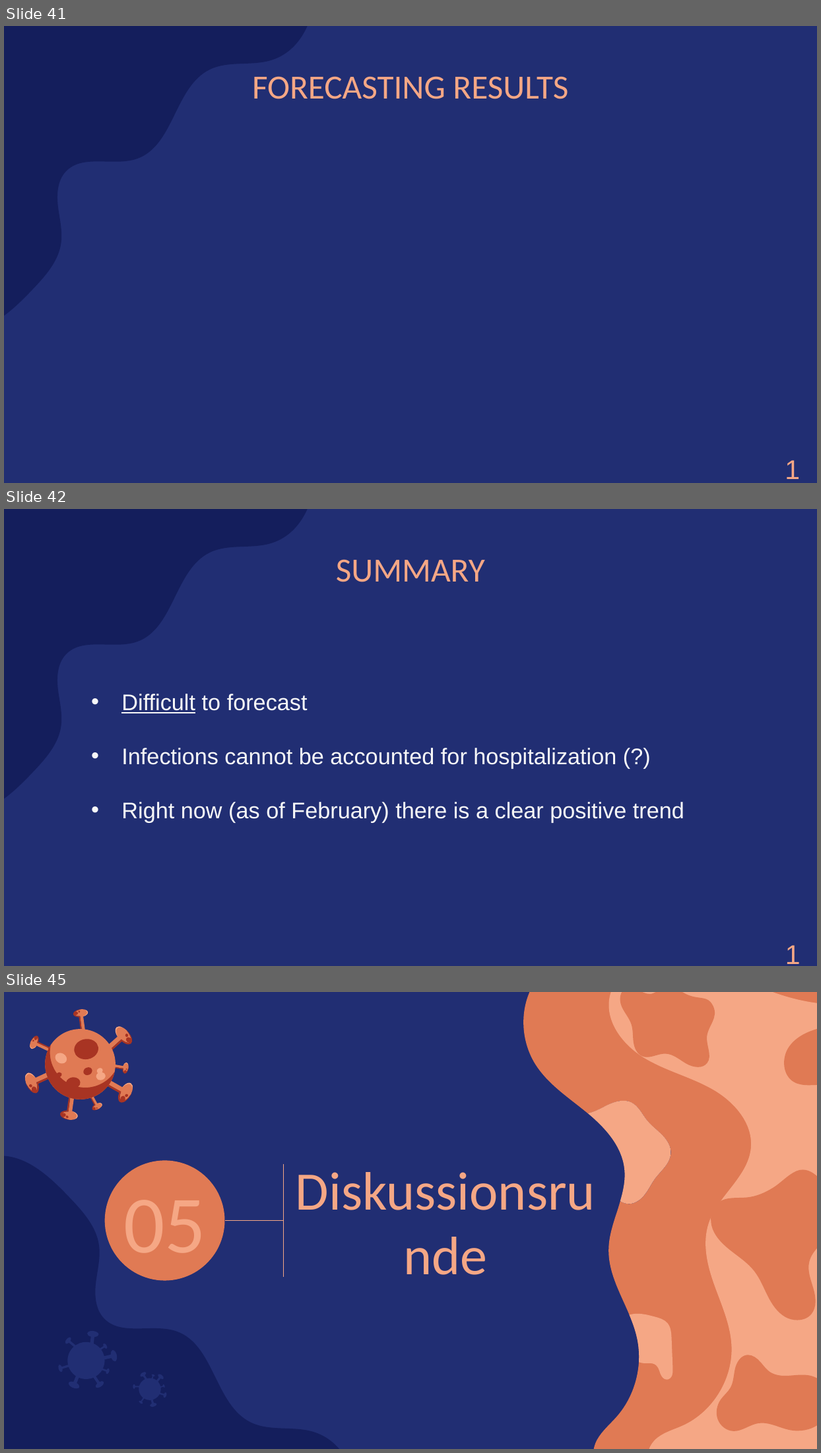
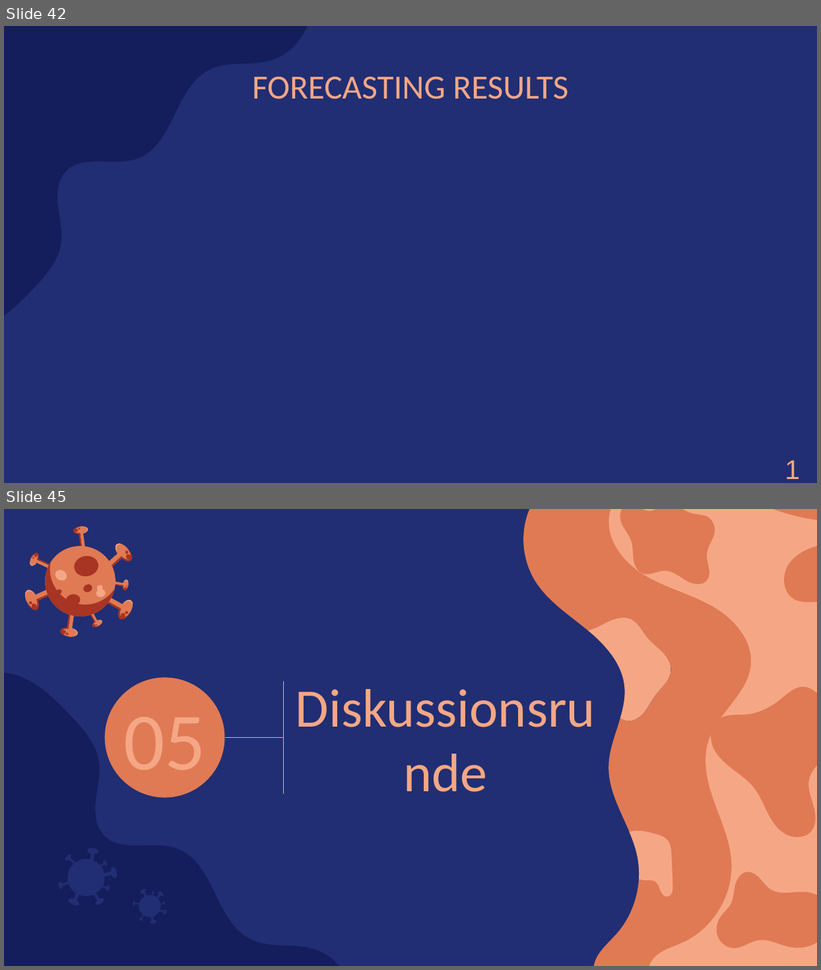
Before and after one commit to amarquard089/Covid19-Hospitalisierungsrate, a slide deck: Praesentation/COVID-19 Hospitalisierungsrate.pptx. Shown one above the other, each under a label of ours: slides 41, 42 and 45 before the commit, slides 42 and 45 after it; the slides between them are not shown. The pictures are 821x1453 and 821x970 pixels, drawn with LibreOffice and Linux fonts; fonts in the diff are those of the drawing. Boxes give left, top, right and bottom in pixels: in the first picture for what was removed or moved away, otherwise in the second. Text is boxed around its words. In the diff, an @@ line names an element or a change of style, - is before the commit and + after.

```diff
--- a/Praesentation/COVID-19 Hospitalisierungsrate.pptx
+++ b/Praesentation/COVID-19 Hospitalisierungsrate.pptx
@@ slide 42 removed at bbox=[4, 509, 817, 966], background #212E73; not listed: 1 template element that a slide beside it also shows @@
@@ title removed at bbox=[336, 559, 485, 582] @@
-SUMMARY
@@ text removed at bbox=[121, 694, 684, 823] @@
-• Difficult to forecast
-• Infections cannot be accounted for hospitalization (?)
-• Right now (as of February) there is a clear positive trend
@@ text removed at bbox=[778, 934, 814, 966] @@
-17
@@ what was slide 41 is now slide 42 @@
```
Also in this commit, not shown: 10 slides changed, 9 slides added, 2 other slides removed, 7 other files.
